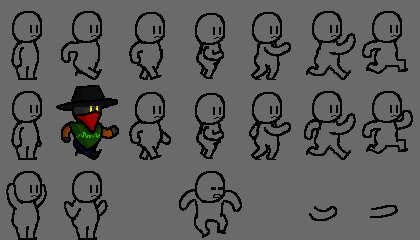
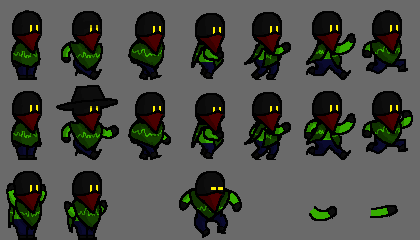
Layer changes from the first w=420, h=240 image to the second:
added layer "Layer 10" (25%) above "Layer 2" over [12, 12, 401, 78]
painted on "Layer 2" over [8, 92, 404, 238]
added layer "Layer 9" above "details" over [196, 32, 225, 56]
painted on "details" over [8, 29, 411, 236]
painted on "details coloring" over [16, 32, 399, 212]
painted on "details 2" over [8, 40, 402, 233]
painted on "details 2 coloring" over [9, 42, 401, 228]
moved "eyes" above "outlines", painted on it over [30, 25, 398, 193]
painted on "outlines" over [366, 122, 392, 152]
painted on "coloring" over [8, 10, 411, 238]
